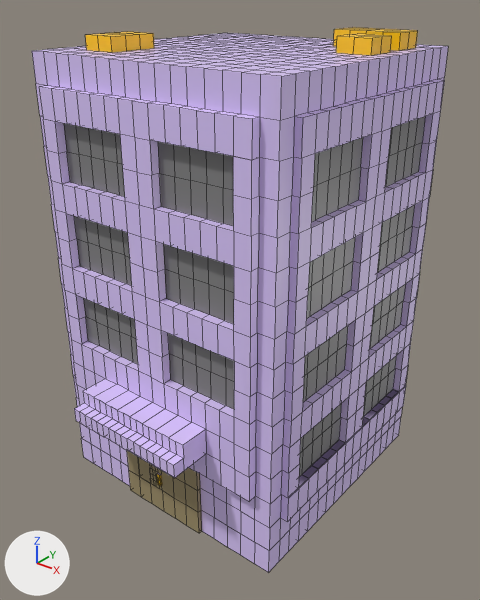
The FBX model Bird Gang/Assets/MayaMesh/lightGreenTowerBlock.fbx: old version first, new version second.
Rendered twice from a camera (50 mm lens) standing at (20.5, -22.6, 12.6) and looking at (3.3, -1.1, -0.7). Every picture has the same lights, and +X, +Y and +Z are marked at lower left. Mesh edges are drawn as thin lines. Where no turn or scale is listed for an object, it has been applied to the vertices. Vertices at the same position are counted once.

Names of what the first picture shows: 'purpleTowerBlock'.
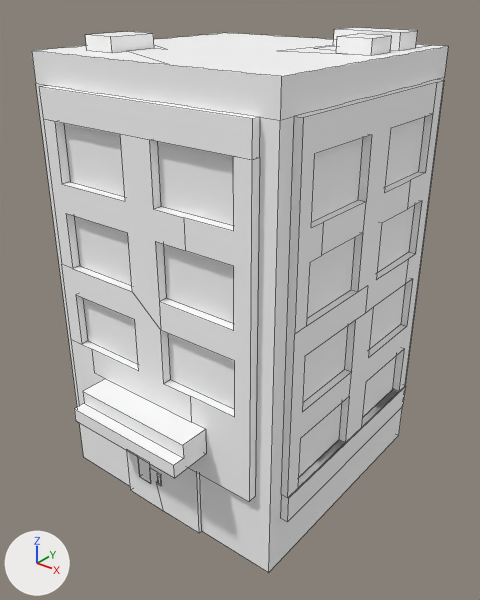
Where the newer file only moved an object's origin or applied its transform, the numbers keep the older frame.

Location of each change, [x1, y1, x2, y2] in pixels of the pictures (480 x 600 px):
'purpleTowerBlock', recoloured, surface changed, reshaped (purple to grey): [32, 27, 448, 573] in both
part 1 of me_mesh, deleted: before [34, 27, 447, 573]

Edits to the bpy script that builds the scene:
```text
Change mat_towerwindows:
    mat_towerwindows.base_color: (0.224, 0.224, 0.224) -> (1.0, 1.0, 1.0)  # grey #828282 -> white #ffffff
Change mat_purpletowerblock1:
    mat_purpletowerblock1.base_color: (0.738, 0.593, 1.0) -> (1.0, 1.0, 1.0)  # purple #dfcaff -> white #ffffff
Change mat_towertopparts:
    mat_towertopparts.base_color: (1.0, 0.576, 0.0) -> (1.0, 1.0, 1.0)  # yellow #ffc800 -> white #ffffff
Change mat_browndoor:
    mat_browndoor.base_color: (0.358, 0.286, 0.147) -> (1.0, 1.0, 1.0)  # beige #a1926b -> white #ffffff
Change mat_doorhandle:
    mat_doorhandle.metallic: 0.311 -> 0.0
Change me_mesh:
    used by ob_purpletowerblock; location = (2.75, 0.0, 0.0)
    remove me_mesh.from_pydata(...)  # 2432 vertices, 2415 faces; spans x -6.4..6.4, y -8.3..6.4, z -10.0..10.7
    add me_mesh.from_pydata(...)  # 544 vertices, 254 faces; spans x -6.4..6.4, y -8.3..6.4, z -10.0..10.7
    me_mesh part 1: 1888 vertices removed from x -6.4..6.4, y -8.3..6.4, z -10.0..10.7
```
